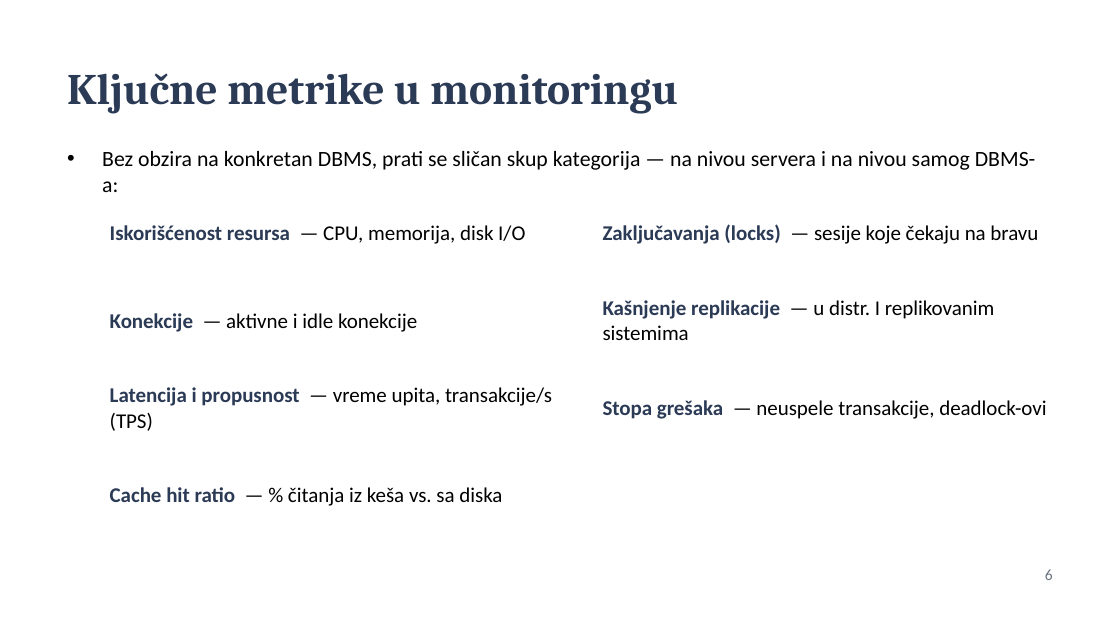
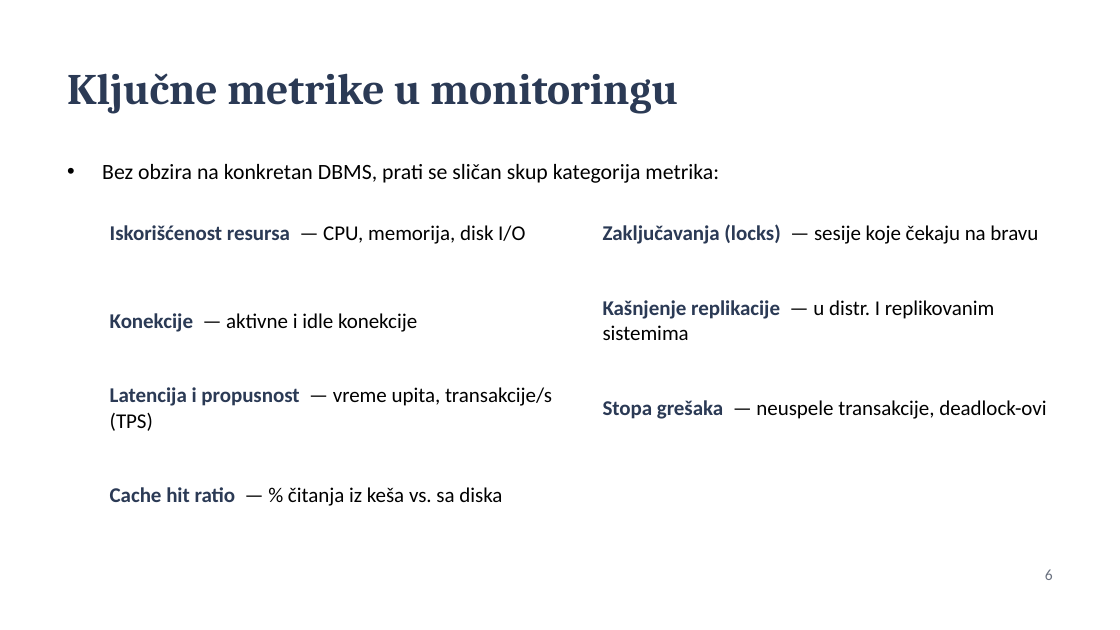
Before and after one commit to NemanjaCyber/SZUBP, a slide deck: slide 5 of P3/Monitoring_PostgreSQL_prezentacija.pptx. Drawn at 1120x630 pixels with LibreOffice and Linux fonts; fonts in the diff are those of the drawing. Boxes give left, top, right and bottom in pixels: in the first picture for what was removed or moved away, otherwise in the second. Text is boxed around its words. In the diff, an @@ line names an element or a change of style, - is before the commit and + after.

```diff
--- a/P3/Monitoring_PostgreSQL_prezentacija.pptx
+++ b/P3/Monitoring_PostgreSQL_prezentacija.pptx
@@ text at [102, 164, 719, 183]: text changed @@
-• Bez obzira na konkretan DBMS, prati se sličan skup kategorija — na nivou servera i na nivou samog DBMS-a:
+• Bez obzira na konkretan DBMS, prati se sličan skup kategorija metrika:
```
Also in this commit, not shown: 2 other slides changed, 3 other files.
